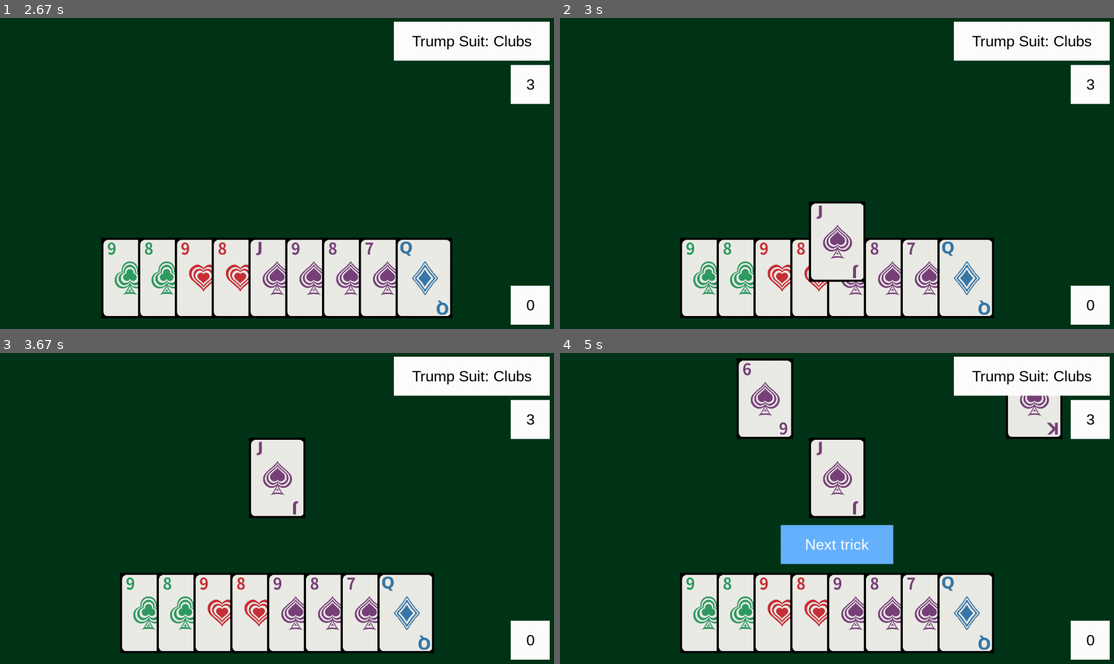
Above: before the commit, frames 1-4 (two rows, left to right).
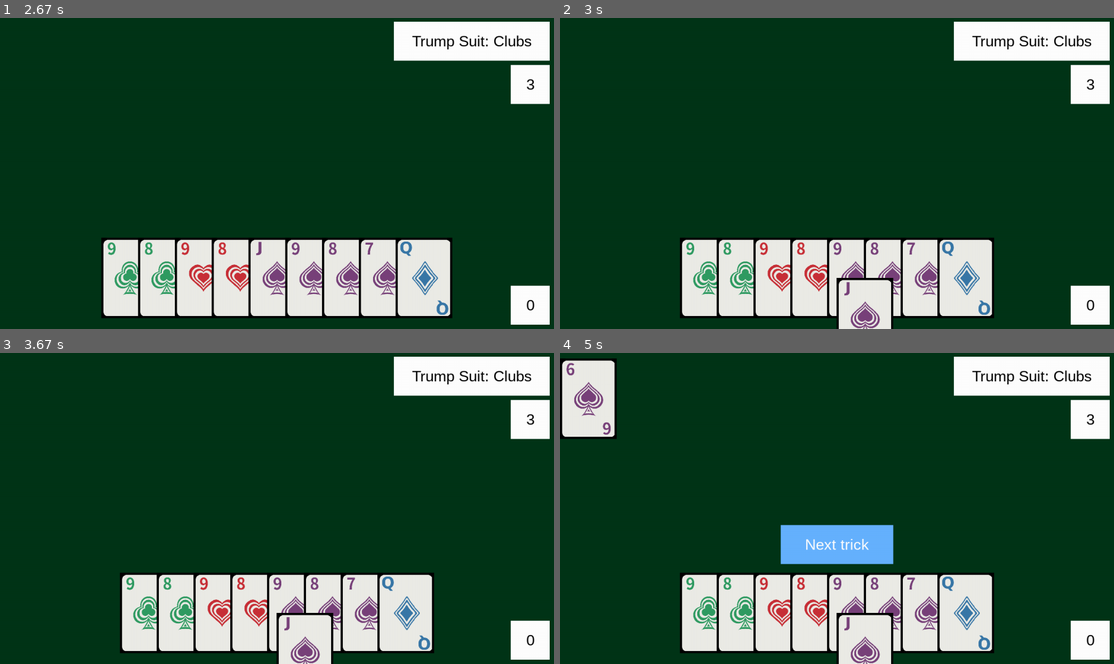
Above: after the commit, the same moments.

Repository: SkylerMime/NinetyNine
Game: pygame game, started from ninety_nine/graphical_main_game.py
Two runs of this game, one before a commit and one after it. Both use one fixed random seed, a clock stepped at 60 frames per second and the inputs below.
Inputs (mouse positions are in pixels of both pictures, inside the frame that each line leads up to):
- Up to frame 1 (2.67 s): click "Main Game" at 0.38 s; press the mouse at (393, 279) at 0.7 s; move the mouse to (321, 266) at 0.8 s; release the mouse at (249, 254) at 0.93 s; click (260, 120) at 1.05 s; click (470, 254) at 1.38 s; click (155, 279) at 1.72 s; press the mouse at (99, 279) at 2.03 s; move the mouse to (265, 282) at 2.13 s; release the mouse at (432, 285) at 2.27 s; click "Confirm Bid" at 2.38 s
- Up to frame 2 (3 s): click (814, 282) at 2.72 s
- Up to frame 3 (3.67 s): no input
- Up to frame 4 (5 s): no input

Frame 1 is identical in both runs. In frame 2, 2.7% of the frame differs, in the area x 44-61%, y 59-100%; in frame 3, 3.6%; in frame 4, 10%, in the area x 0-91%, y 1-100%.

Commit message:
First steps toward smoother animation

Diff:
--- a/ninety_nine/graphical_main_game.py
+++ b/ninety_nine/graphical_main_game.py
@@ -1,10 +1,12 @@
 import math
 import random
+from dataclasses import dataclass
+from typing import Self
 
 import pygame
 from ninety_nine import ninety_nine_state as game
 from ninety_nine import human_ai_main_game as game_display
-from ninety_nine.ninety_nine_state import Card, Trick
+from ninety_nine.ninety_nine_state import Card
 from ninety_nine.constants import (
     PlayerTypes,
     Rank,
@@ -78,24 +80,41 @@
 PRIMARY_TRICK_TOP = BID_TOP + 20
 PRIMARY_TRICK_LEFT = WINDOW_WIDTH // 2 - CARD_WIDTH // 2
 
+
+@dataclass
+class CardVector:
+    x: float
+    y: float
+
+    def __add__(self, vector: Self):
+        return CardVector(self.x + vector.x, self.y + vector.y)
+
+    def __sub__(self, vector: Self):
+        return CardVector(self.x - vector.x, self.y - vector.y)
+
+    def __truediv__(self, other: float):
+        return CardVector(self.x / other, self.y / other)
+
+    def __eq__(self, vector: Self):
+        delta = 0.01
+        if isinstance(vector, CardVector):
+            return abs(self.x - vector.x) < delta and abs(self.y - vector.y) < delta
+
+
 TRICK_INITIAL_POSITIONS = [
-    pygame.Rect(WINDOW_WIDTH // 2 - CARD_WIDTH // 2, HAND_TOP, CARD_WIDTH, CARD_HEIGHT),
-    pygame.Rect(0, PRIMARY_TRICK_TOP - CARD_HEIGHT, CARD_WIDTH, CARD_HEIGHT),
-    pygame.Rect(WINDOW_WIDTH, PRIMARY_TRICK_TOP - CARD_HEIGHT, CARD_WIDTH, CARD_HEIGHT),
+    CardVector(WINDOW_WIDTH // 2 - CARD_WIDTH // 2, HAND_TOP),
+    CardVector(0, PRIMARY_TRICK_TOP - CARD_HEIGHT),
+    CardVector(WINDOW_WIDTH, PRIMARY_TRICK_TOP),
 ]
 TRICK_FINAL_POSITIONS = [
-    pygame.Rect(PRIMARY_TRICK_LEFT, PRIMARY_TRICK_TOP, CARD_WIDTH, CARD_HEIGHT),
-    pygame.Rect(
+    CardVector(PRIMARY_TRICK_LEFT, PRIMARY_TRICK_TOP),
+    CardVector(
         PRIMARY_TRICK_LEFT - CARD_WIDTH - 40,
         PRIMARY_TRICK_TOP - CARD_HEIGHT,
-        CARD_WIDTH,
-        CARD_HEIGHT,
     ),
-    pygame.Rect(
+    CardVector(
         PRIMARY_TRICK_LEFT + CARD_WIDTH + 40,
         PRIMARY_TRICK_TOP - CARD_HEIGHT,
-        CARD_WIDTH,
-        CARD_HEIGHT,
     ),
 ]
 
@@ -110,7 +129,8 @@
 TEXTVIEW_TEXT_COLOR = BLACK
 
 MILLISECONDS_BETWEEN_PLAYS = 900
-FRAMES_PER_SECOND = 180
+# If this number is too high, the system could crash
+FRAMES_PER_SECOND = 120
 
 
 class TextView:
@@ -118,8 +138,8 @@
         self.rect = pygame.Rect(
             TEXTVIEW_LEFT, TEXTVIEW_TOP, TEXTVIEW_WIDTH, TEXTVIEW_HEIGHT
         )
-        self.bg_color = (TEXTVIEW_COLOR,)
-        self.text_color = (TEXTVIEW_TEXT_COLOR,)
+        self.bg_color = TEXTVIEW_COLOR
+        self.text_color = TEXTVIEW_TEXT_COLOR
         self.message = "Hello World"
         self.rendered_text = None
         self.render_message()
@@ -175,6 +195,7 @@
                 and self.display_area == other.display_area
             )
         return False
+
 
 
 def main():
@@ -396,8 +417,8 @@
     continue_button.visible = False
     center_cards(clickable_hand)
     time_of_next_play = pygame.time.get_ticks() + MILLISECONDS_BETWEEN_PLAYS
-    current_trick_positions: list[None | pygame.Rect] = [None] * 3
-    current_trick_vectors: list[None | tuple[float, float]] = [None] * 3
+    current_trick_positions: list[None | CardVector] = [None] * 3
+    current_trick_vectors: list[None | CardVector] = [None] * 3
     while game_state.stage == GameStage.PLAYING:
         if (
             pygame.time.get_ticks() > time_of_next_play
@@ -432,12 +453,12 @@
                     center_cards(clickable_hand)
                     current_trick_positions[
                         HUMAN_PLAYER_NUM
-                    ] = clicked_card.display_area
+                    ] = CardVector(clicked_card.display_area.centerx, clicked_card.display_area.centery)
                     current_trick_vectors[
                         HUMAN_PLAYER_NUM
                     ] = get_movement_vector_toward(
-                        current_trick_positions[HUMAN_PLAYER_NUM].center,
-                        TRICK_FINAL_POSITIONS[HUMAN_PLAYER_NUM].center,
+                        current_trick_positions[HUMAN_PLAYER_NUM],
+                        TRICK_FINAL_POSITIONS[HUMAN_PLAYER_NUM],
                     )
                     time_of_next_play = (
                         pygame.time.get_ticks() + MILLISECONDS_BETWEEN_PLAYS
@@ -457,10 +478,10 @@
             card_to_play = get_random_card_to_play(game_state)
             current_trick_positions[game_state.next_to_play] = TRICK_INITIAL_POSITIONS[
                 game_state.next_to_play
-            ].copy()
+            ]
             current_trick_vectors[game_state.next_to_play] = get_movement_vector_toward(
-                current_trick_positions[game_state.next_to_play].center,
-                TRICK_FINAL_POSITIONS[game_state.next_to_play].center,
+                current_trick_positions[game_state.next_to_play],
+                TRICK_FINAL_POSITIONS[game_state.next_to_play],
             )
             game_state = game.make_card_play(
                 game_state, game_state.next_to_play, card_to_play
@@ -478,10 +499,10 @@
             mcst.play_card(card_to_play)
             current_trick_positions[game_state.next_to_play] = TRICK_INITIAL_POSITIONS[
                 game_state.next_to_play
-            ].copy()
+            ]
             current_trick_vectors[game_state.next_to_play] = get_movement_vector_toward(
-                current_trick_positions[game_state.next_to_play].center,
-                TRICK_FINAL_POSITIONS[game_state.next_to_play].center,
+                current_trick_positions[game_state.next_to_play],
+                TRICK_FINAL_POSITIONS[game_state.next_to_play],
             )
             game_state = game.make_card_play(
                 game_state, game_state.next_to_play, card_to_play
@@ -506,7 +527,7 @@
         # render graphics here
         screen.fill(BACKGROUND_COLOR)
         draw_clickable_cards(screen, clickable_hand)
-        move_cards_toward(
+        get_new_card_positions(
             current_trick_positions, TRICK_FINAL_POSITIONS, current_trick_vectors
         )
         draw_trick(
@@ -577,32 +598,32 @@
 
 
 def get_movement_vector_toward(
-    initial_pos: tuple[int, int], final_pos: tuple[int, int], ticks_to_reach = 100
+    initial_pos: CardVector, final_pos: CardVector, ticks_to_reach = 100
 ):
-    tip_to_tail = (final_pos[0] - initial_pos[0], final_pos[1] - initial_pos[1])
-    return tip_to_tail[0] / ticks_to_reach, tip_to_tail[1] / ticks_to_reach
-
-
-def magnitude(vector: tuple[float, float]):
-    return math.sqrt(vector[0] ** 2 + vector[1] ** 2)
-
-
-def move_cards_toward(
-    current_rects: list[pygame.Rect],
-    end_rects: list[pygame.Rect],
-    vectors: list[tuple[float, float]],
+    tip_to_tail: CardVector = final_pos - initial_pos
+    return tip_to_tail / ticks_to_reach
+
+
+def magnitude(vector: CardVector):
+    return math.sqrt(vector.x ** 2 + vector.y ** 2)
+
+
+def get_new_card_positions(
+    current_positions: list[CardVector],
+    end_positions: list[CardVector],
+    vectors: list[CardVector],
 ):
-    for player, rect in enumerate(current_rects):
-        if rect is not None:
-            final_rect: pygame.Rect = end_rects[player]
+    assert len(current_positions) == len(end_positions) == len(vectors)
+    new_positions = [None]*len(current_positions)
+    for player, pos in enumerate(current_positions):
+        if pos is not None:
+            final_pos: CardVector = end_positions[player]
             # if the rect is within "speed" of its destination, move it there
-            if abs(final_rect.x - rect.x) < magnitude(vectors[player]):
-                current_rects[player].x = final_rect.x
-            if abs(final_rect.y - rect.y) < magnitude(vectors[player]):
-                current_rects[player].y = final_rect.y
-
-            rect.x += vectors[player][0]
-            rect.y += vectors[player][1]
+            if magnitude(final_pos - pos) < magnitude(vectors[player]):
+                new_positions[player] = final_pos
+            else:
+                new_positions[player] = current_positions[player] + vectors[player]
+    return new_positions
 
 
 def draw_trick(
@@ -616,7 +637,7 @@
     cards: dict = trick.cards
     for player, card in cards.items():
         card_image = images_dict[card.suit.name.lower()][card.rank.name.lower()]
-        screen.blit(card_image, trick_positions[player])
+        screen.blit(card_image, (trick_positions[player].x, trick_positions[player].y, CARD_WIDTH, CARD_HEIGHT))
 
 
 def draw_button(screen: pygame.Surface, button: Button):
--- a/ninety_nine/tests/test_graphical_main_game.py
+++ b/ninety_nine/tests/test_graphical_main_game.py
@@ -22,6 +22,7 @@
     SPACE_BETWEEN_CARDS,
     Button,
     AI_PLAYER_COMBINATION,
+    CardVector,
 )
 
 
@@ -451,7 +452,9 @@
 def empty_events_with_continues_mock(click_continue_event):
     mock = Mock()
     num_hands = 9
-    mock.side_effect = [[click_continue_event] if i % 4 == 3 else [] for i in range(num_hands*4)]
+    mock.side_effect = [
+        [click_continue_event] if i % 4 == 3 else [] for i in range(num_hands * 4)
+    ]
     return mock
 
 
@@ -490,14 +493,35 @@
     assert len(final_state.PLAYERS[1].hand) == 0
 
 
-def test_main_menu_continue():
-    selected_option = graphics.get_clicked_menu_option()
-    assert selected_option == "Main Game"
-
-
-def test_mangitude():
-    assert graphics.magnitude((3, 4)) == 5
+def test_magnitude():
+    assert graphics.magnitude(CardVector(3, 4)) == 5
 
 
 def test_vector_directing():
-    assert graphics.get_movement_vector_toward((489, 509), (575, 200)) == (86 / 100, -309 / 100)
+    assert graphics.get_movement_vector_toward(CardVector(489, 509), CardVector(575, 200)) == CardVector(
+        86 / 100,
+        -309 / 100,
+    )
+
+
+def test_vector_addition():
+    assert CardVector(2, 4) + CardVector(6, 2) == CardVector(8, 6)
+
+
+def test_vector_float_equivalence():
+    assert CardVector(0.5, 0.3) == CardVector(0.50001, 0.29995)
+
+
+def test_get_new_card_position_far_from_end():
+    current_pos = [CardVector(4.4, 6.2)]
+    end_pos = [CardVector(100, 100)]
+    vector = [CardVector(-1.1, 10.4)]
+    assert graphics.get_new_card_positions(current_pos, end_pos, vector)[0] == CardVector(3.3, 16.6)
+
+
+def test_get_new_card_position_jumps_to_end():
+    current_pos = [CardVector(6.1, 7.3)]
+    end_pos = [CardVector(8, 9)]
+    vector = [CardVector(2, 2)]
+    assert graphics.magnitude(end_pos[0] - current_pos[0]) < graphics.magnitude(vector[0])
+    assert graphics.get_new_card_positions(current_pos, end_pos, vector) == end_pos
